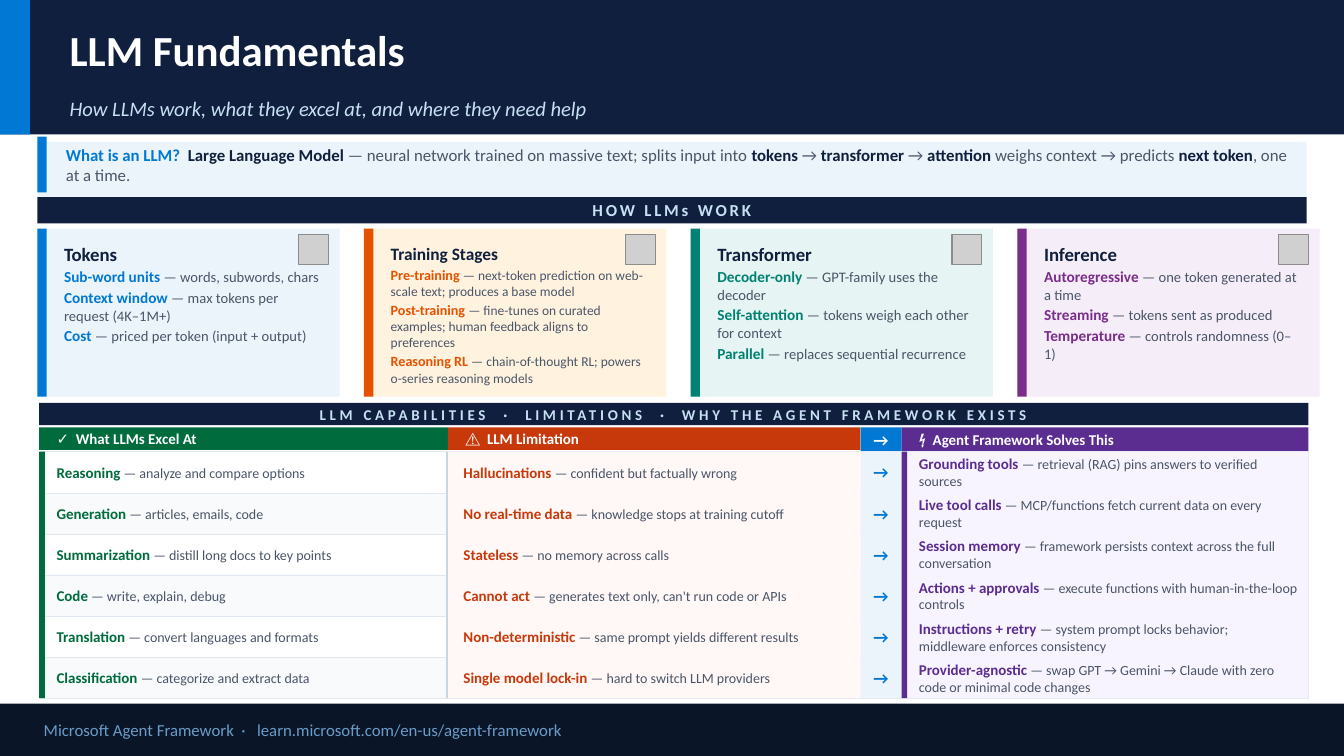
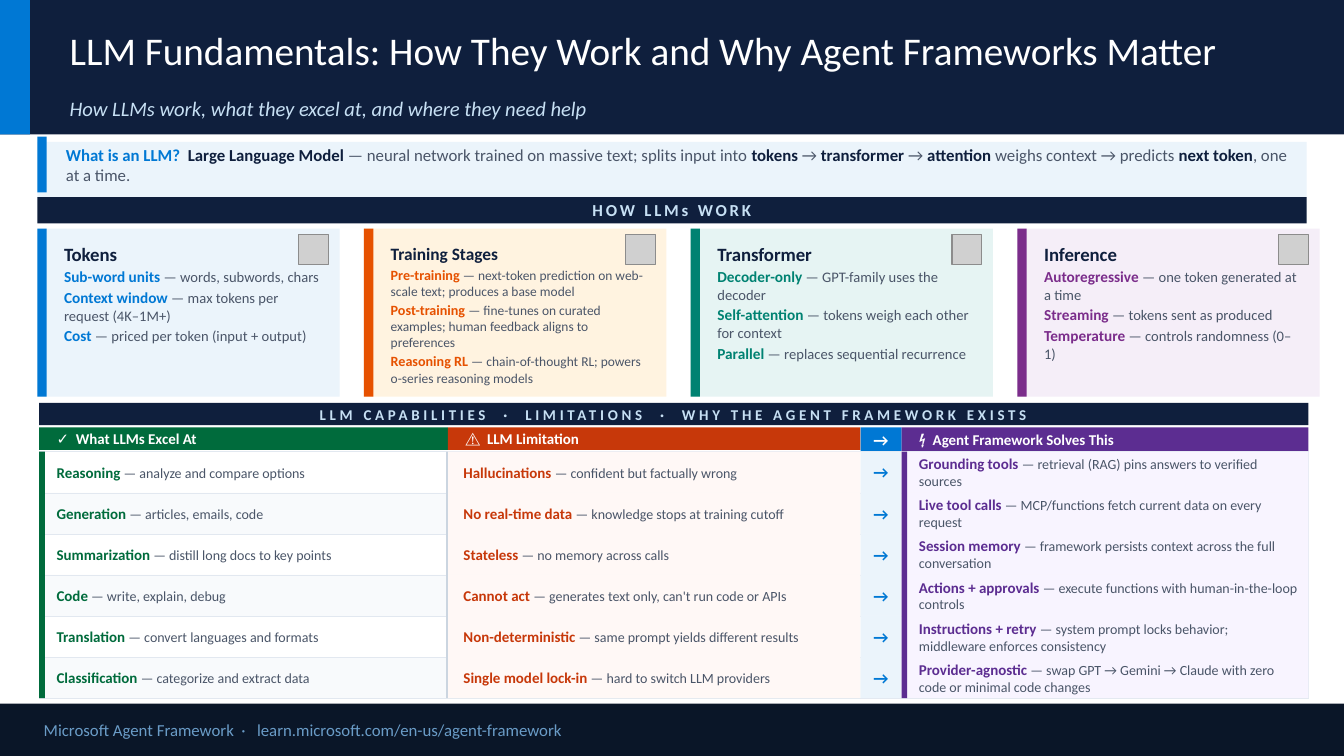
Before and after one commit to satyasyamnn/learning_agent_framework, a slide deck: slide 2 of Microsoft Agent Framework.pptx. Drawn at 1344x756 pixels with LibreOffice and Linux fonts; fonts in the diff are those of the drawing; grey boxes stand for pictures; background and template pictures are left out. Boxes give left, top, right and bottom in pixels: in the first picture for what was removed or moved away, otherwise in the second. Text is boxed around its words. In the diff, an @@ line names an element or a change of style, - is before the commit and + after.

```diff
--- a/Microsoft Agent Framework.pptx
+++ b/Microsoft Agent Framework.pptx
@@ text at (x1=70, y1=37, x2=1216, y2=72): text changed; size 30.7 to 28 pt; bold off @@
-LLM Fundamentals
+LLM Fundamentals: How They Work and Why Agent Frameworks Matter
```
Also in this commit, not shown: 3 other slides changed, 7 slides removed, 2 other files.
